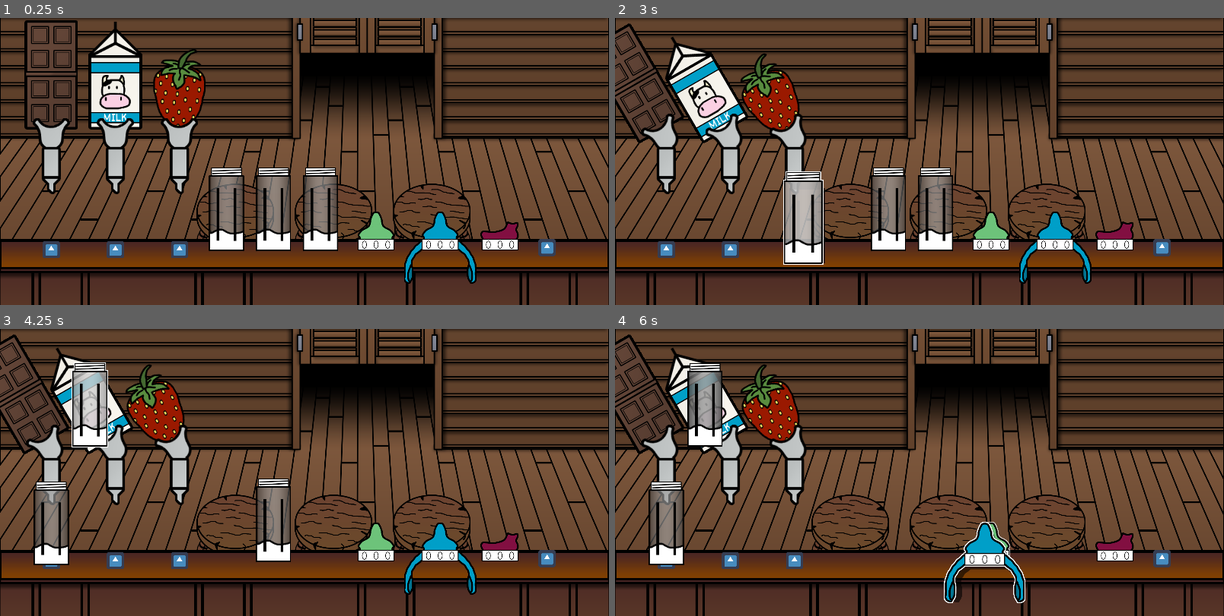
Above: before the commit, frames 1-4 (two rows, left to right).
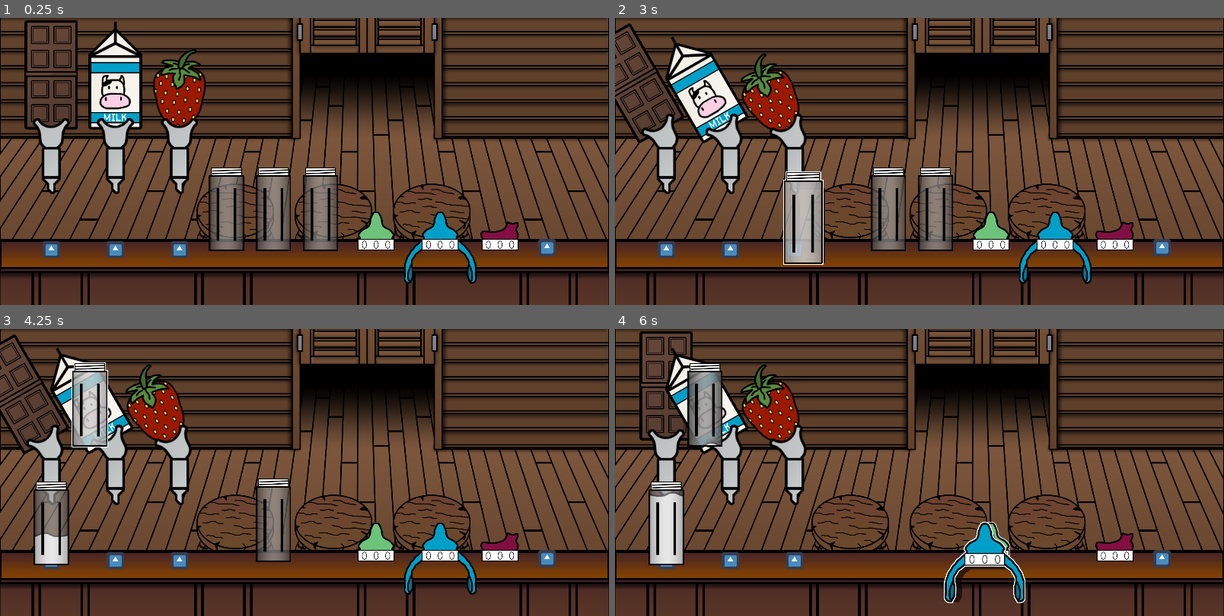
Above: after the commit, the same moments.

Repository: Gravedigger7789/little-willys-milk-bar
Game: Godot game, scene res://World.tscn
The game is run twice, just before and just after one commit, with the same random seed, the same clock (stepped at 60 frames per second) and the same inputs. The engine's default icon, where the game draws it, is replaced by a stand-in: a white triangle on a blue panel in a dark square.
Inputs (mouse positions are in pixels of both pictures, inside the frame that each line leads up to):
- Up to frame 1 (0.25 s): no input
- Up to frame 2 (3 s): tap Enter at 0.5, 2 s; drag from (663, 86) to (663, 250) at 0.52 s; tap Space at 1.25, 2.75 s; drag from (730, 86) to (663, 250) at 1.27 s; move the mouse to (791, 86) at 2.02 s; press the mouse at (791, 86) at 2.03 s; release the mouse at (791, 86) at 2.75 s; drag from (840, 210) to (663, 250) at 2.77 s
- Up to frame 3 (4.25 s): drag from (322, 521) to (91, 406) at 3.52 s
- Up to frame 4 (6 s): drag from (889, 521) to (706, 406) at 4.27 s; move the mouse to (992, 541) at 5.02 s; press the mouse at (992, 541) at 5.03 s; release the mouse at (992, 541) at 5.75 s; drag from (1053, 541) to (730, 561) at 5.77 s

The runs differ from the first frame. In frame 1, 1.0% of the frame differs, in the area x 34-56%, y 73-81%; in frame 2, 1.1%; in frame 3, 1.1%; in frame 4, 3.5%, in the area x 0-18%, y 0-82%.

Commit message:
Added ability to fill bottle

Diff:
--- a/src/Objects/Bottle.gd
+++ b/src/Objects/Bottle.gd
@@ -1,7 +1,15 @@
 extends Draggable
 
+
+signal bottle_filled
+
+
+var current_fill := 0.0
+
 onready var top_snap_position: Position2D = $TopSnapPosition
-
+onready var milk: Sprite = $BackBufferCopy/Milk
+onready var animation_player: AnimationPlayer = $AnimationPlayer
+onready var milk_move_distance = milk.position.y - sprite.position.y
 
 func _on_Draggable_put_down(area: Area2D) -> void:
 	area.snap_to_position(top_snap_position.global_position)
@@ -14,3 +22,16 @@
 #	remove_child(area)
 #	var bottle_caps_node = get_tree().get_root().get_node("World/BottleCaps")
 #	bottle_caps_node.add_child(area)
+
+
+func _moved_object() -> void:
+	animation_player.play("Fill")
+
+
+func fill(value: float) -> void:
+	if current_fill >= 1.0:
+		emit_signal("bottle_filled")
+	else:
+		current_fill = (milk_move_distance - milk.position.y) / milk_move_distance
+		milk.position.y = max(milk.position.y - value, sprite.position.y)
+		animation_player.play("Fill")
--- a/src/Objects/Bottle.tscn
+++ b/src/Objects/Bottle.tscn
@@ -1,9 +1,31 @@
-[gd_scene load_steps=7 format=2]
+[gd_scene load_steps=14 format=2]
 
 [ext_resource path="res://src/Objects/Draggable.tscn" type="PackedScene" id=1]
 [ext_resource path="res://src/Objects/Bottle.gd" type="Script" id=2]
 [ext_resource path="res://src/Shaders/Outline.gdshader" type="Shader" id=3]
-[ext_resource path="res://assets/bottle/bottle-white-25.png" type="Texture" id=4]
+[ext_resource path="res://assets/bottle/milk.png" type="Texture" id=4]
+[ext_resource path="res://assets/bottle/bottle-empty.png" type="Texture" id=5]
+
+[sub_resource type="Shader" id=7]
+code = "shader_type canvas_item;
+
+void fragment() {
+	COLOR = texture(SCREEN_TEXTURE, SCREEN_UV);
+	COLOR.a = texture(TEXTURE, UV).a;
+}"
+
+[sub_resource type="ShaderMaterial" id=8]
+resource_local_to_scene = true
+shader = SubResource( 7 )
+
+[sub_resource type="Gradient" id=5]
+offsets = PoolRealArray( 0 )
+colors = PoolColorArray( 1, 1, 1, 1 )
+
+[sub_resource type="GradientTexture2D" id=6]
+gradient = SubResource( 5 )
+width = 132
+height = 314
 
 [sub_resource type="ShaderMaterial" id=1]
 resource_local_to_scene = true
@@ -15,18 +37,73 @@
 resource_local_to_scene = true
 extents = Vector2( 66, 157 )
 
+[sub_resource type="Animation" id=3]
+resource_name = "Fill"
+length = 0.5
+tracks/0/type = "value"
+tracks/0/path = NodePath("BackBufferCopy/Milk:flip_h")
+tracks/0/interp = 1
+tracks/0/loop_wrap = true
+tracks/0/imported = false
+tracks/0/enabled = true
+tracks/0/keys = {
+"times": PoolRealArray( 0, 0.2, 0.5 ),
+"transitions": PoolRealArray( 1, 1, 1 ),
+"update": 1,
+"values": [ false, true, false ]
+}
+
+[sub_resource type="Animation" id=4]
+length = 0.001
+tracks/0/type = "value"
+tracks/0/path = NodePath("BackBufferCopy/Milk:flip_h")
+tracks/0/interp = 1
+tracks/0/loop_wrap = true
+tracks/0/imported = false
+tracks/0/enabled = true
+tracks/0/keys = {
+"times": PoolRealArray( 0 ),
+"transitions": PoolRealArray( 1 ),
+"update": 0,
+"values": [ false ]
+}
+
 [node name="Bottle" instance=ExtResource( 1 )]
 script = ExtResource( 2 )
 
-[node name="Sprite" parent="." index="1"]
-material = SubResource( 1 )
+[node name="BackBufferCopy" type="BackBufferCopy" parent="." index="1"]
+copy_mode = 2
+rect = Rect2( -100, -160, 200, 600 )
+
+[node name="Milk" type="Sprite" parent="BackBufferCopy" index="0"]
+position = Vector2( -9.09495e-13, 272 )
+scale = Vector2( 1.75, 1.75 )
 texture = ExtResource( 4 )
 
-[node name="CollisionShape2D" parent="." index="2"]
+[node name="MilkMask" type="Sprite" parent="BackBufferCopy" index="1"]
+material = SubResource( 8 )
+position = Vector2( 0, 312 )
+texture = SubResource( 6 )
+
+[node name="Sprite" parent="." index="2"]
+material = SubResource( 1 )
+texture = ExtResource( 5 )
+__meta__ = {
+"_edit_lock_": true
+}
+
+[node name="CollisionShape2D" parent="." index="3"]
 shape = SubResource( 2 )
+__meta__ = {
+"_edit_lock_": true
+}
 
-[node name="SnapPosition" parent="." index="3"]
+[node name="SnapPosition" parent="." index="4"]
 position = Vector2( 0, 152 )
 
-[node name="TopSnapPosition" type="Position2D" parent="." index="4"]
+[node name="TopSnapPosition" type="Position2D" parent="." index="5"]
 position = Vector2( 0, -128 )
+
+[node name="AnimationPlayer" type="AnimationPlayer" parent="." index="6"]
+anims/Fill = SubResource( 3 )
+anims/RESET = SubResource( 4 )
--- a/src/Objects/Draggable.gd
+++ b/src/Objects/Draggable.gd
@@ -25,7 +25,9 @@
 	if _dragging:
 		var new_position = get_global_mouse_position() - _touch_position_offset
 		if viewport_bounds.has_point(new_position):
-			_tween_position(new_position)
+			if global_position.distance_to(new_position) > 0.01:
+				_tween_position(new_position)
+				_moved_object()
 
 
 func _input(event: InputEvent) -> void:
@@ -94,3 +96,7 @@
 	tween.tween_property(sprite, "scale", sprite_scale, 0.15)
 	# warning-ignore:return_value_discarded
 	tween.parallel().tween_property(sprite_shadow, "position", shadow_offset, 0.15)
+
+
+func _moved_object() -> void:
+	pass
--- a/src/Objects/Tap.gd
+++ b/src/Objects/Tap.gd
@@ -12,6 +12,7 @@
 export(String, "Berry", "Chocolate", "Regular") var handle_type: String = "Chocolate" setget set_handle_type
 
 var pouring := false
+var bottle: Area2D
 
 onready var handle: Area2D = $Handle
 onready var handle_sprite: Sprite = $Handle/Sprite
@@ -40,6 +41,11 @@
 			_toggle_pour()
 
 
+func _physics_process(delta: float) -> void:
+	if pouring and bottle:
+		bottle.fill(delta * 100)
+
+
 func _toggle_pour() -> void:
 	if !pouring:
 		pouring = true
@@ -49,3 +55,19 @@
 		pouring = false
 		handle.rotate(deg2rad(30))
 		spout.texture = SPOUT_TEXTURE
+
+
+func _on_BottleDetector_area_entered(area: Area2D) -> void:
+	bottle = area
+	if bottle and !bottle.is_connected("bottle_filled", self, "_on_Bottle_filled"):
+		var _connected = bottle.connect("bottle_filled", self, "_on_Bottle_filled")
+
+
+func _on_BottleDetector_area_exited(_area: Area2D) -> void:
+	if bottle and bottle.is_connected("bottle_filled", self, "_on_Bottle_filled"):
+		bottle.disconnect("bottle_filled", self, "_on_Bottle_filled")
+	bottle = null
+
+
+func _on_Bottle_filled() -> void:
+	_toggle_pour()
--- a/src/Objects/Tap.tscn
+++ b/src/Objects/Tap.tscn
@@ -7,6 +7,9 @@
 
 [sub_resource type="RectangleShape2D" id=1]
 extents = Vector2( 100, 254 )
+
+[sub_resource type="RectangleShape2D" id=2]
+extents = Vector2( 32, 181 )
 
 [node name="Tap" type="Node2D"]
 script = ExtResource( 3 )
@@ -36,4 +39,14 @@
 [node name="Coaster" parent="." instance=ExtResource( 4 )]
 position = Vector2( 0, 360 )
 
+[node name="BottleDetector" type="Area2D" parent="."]
+collision_layer = 0
+monitorable = false
+
+[node name="CollisionShape2D" type="CollisionShape2D" parent="BottleDetector"]
+position = Vector2( 0, 171 )
+shape = SubResource( 2 )
+
 [connection signal="input_event" from="Handle" to="." method="_on_Handle_input_event"]
+[connection signal="area_entered" from="BottleDetector" to="." method="_on_BottleDetector_area_entered"]
+[connection signal="area_exited" from="BottleDetector" to="." method="_on_BottleDetector_area_exited"]
Binary file added: assets/bottle/milk.png
Not shown, added: assets/bottle/milk.png.import
Not shown: 1 places in src/Objects/Tap.tscn that only renumber resources
